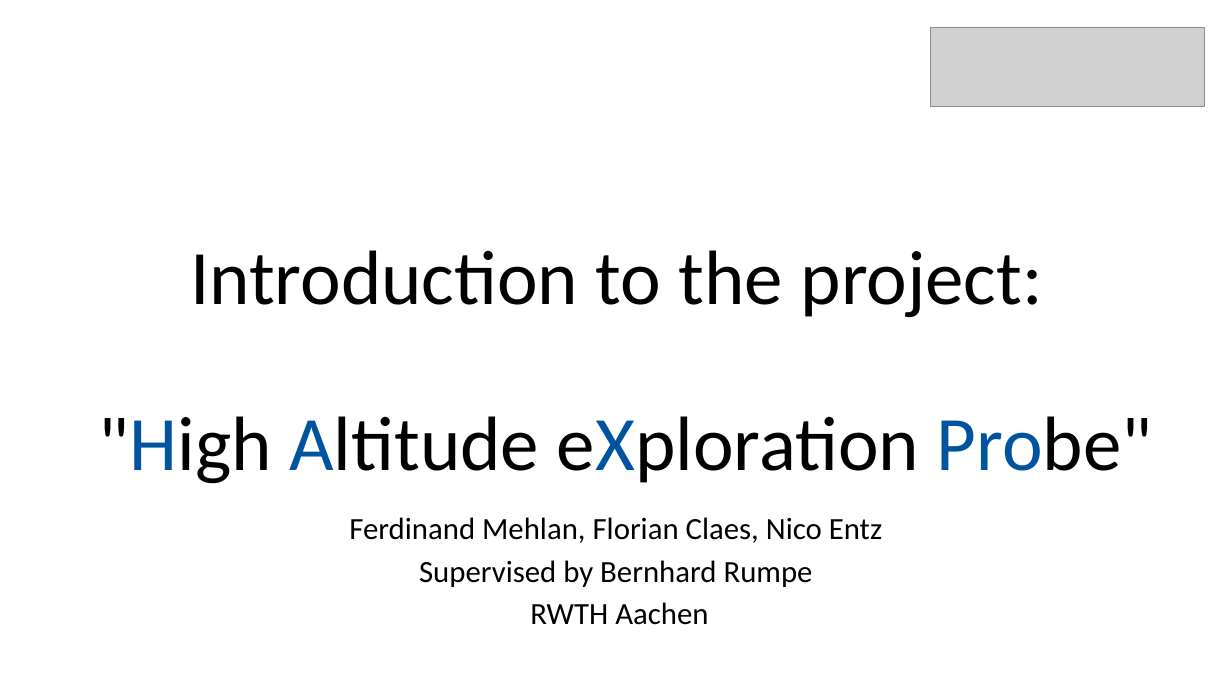
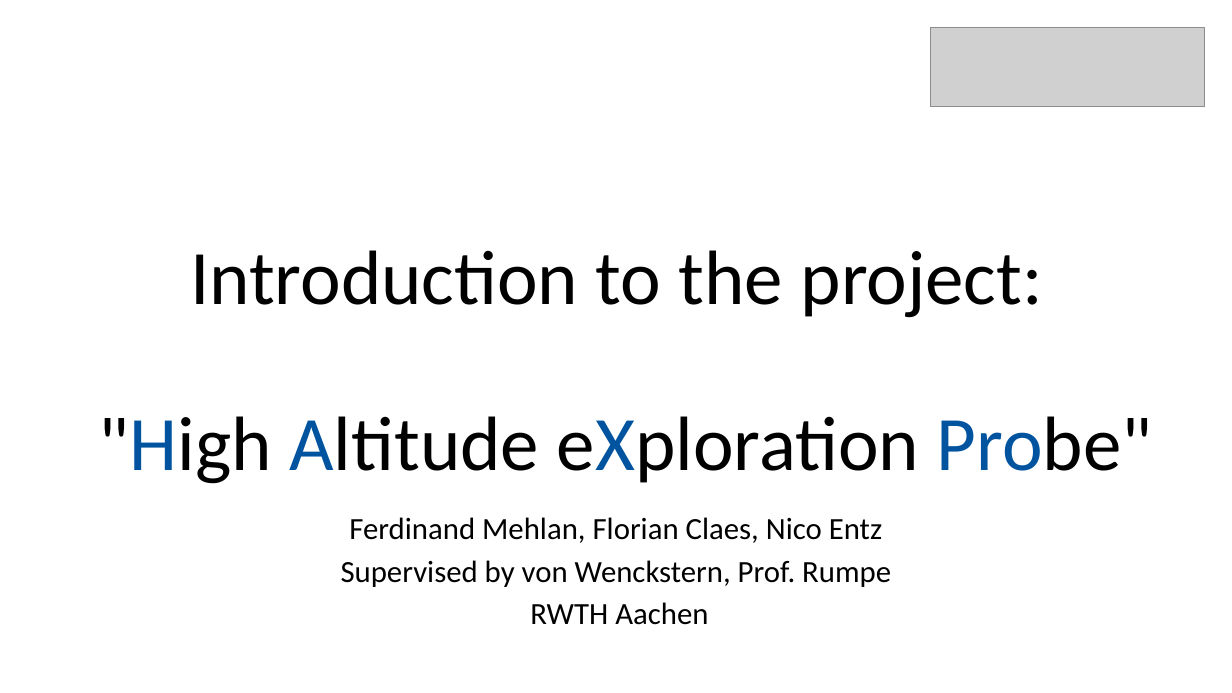
Before and after one commit to neitmedia/haxpro, a slide deck: slide 1 of Video/intro.pptx. Drawn at 1232x693 pixels with LibreOffice and Linux fonts; fonts in the diff are those of the drawing; grey boxes stand for pictures. Boxes give left, top, right and bottom in pixels: in the first picture for what was removed or moved away, otherwise in the second. Text is boxed around its words. In the diff, an @@ line names an element or a change of style, - is before the commit and + after.

Commit message:
new intro

```diff
--- a/Video/intro.pptx
+++ b/Video/intro.pptx
@@ subtitle at box(341, 560, 891, 587): text changed @@
-Supervised by Bernhard Rumpe
+Supervised by von Wenckstern, Prof. Rumpe
```
Also in this commit, not shown: 1 other file.
